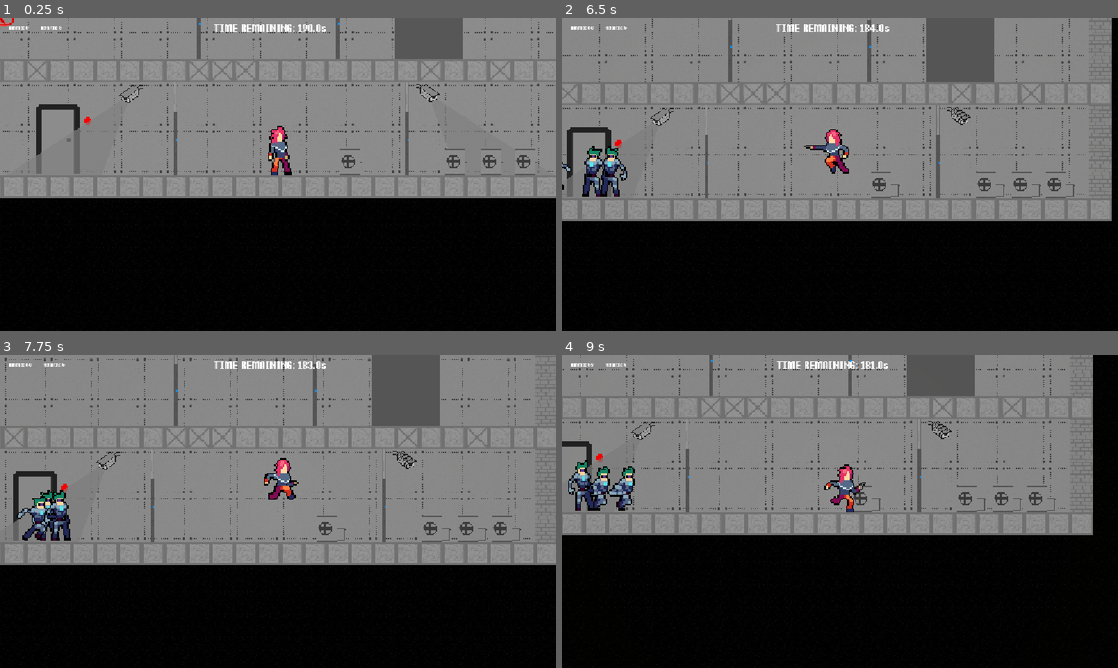
Above: before the commit, frames 1-4 (two rows, left to right).
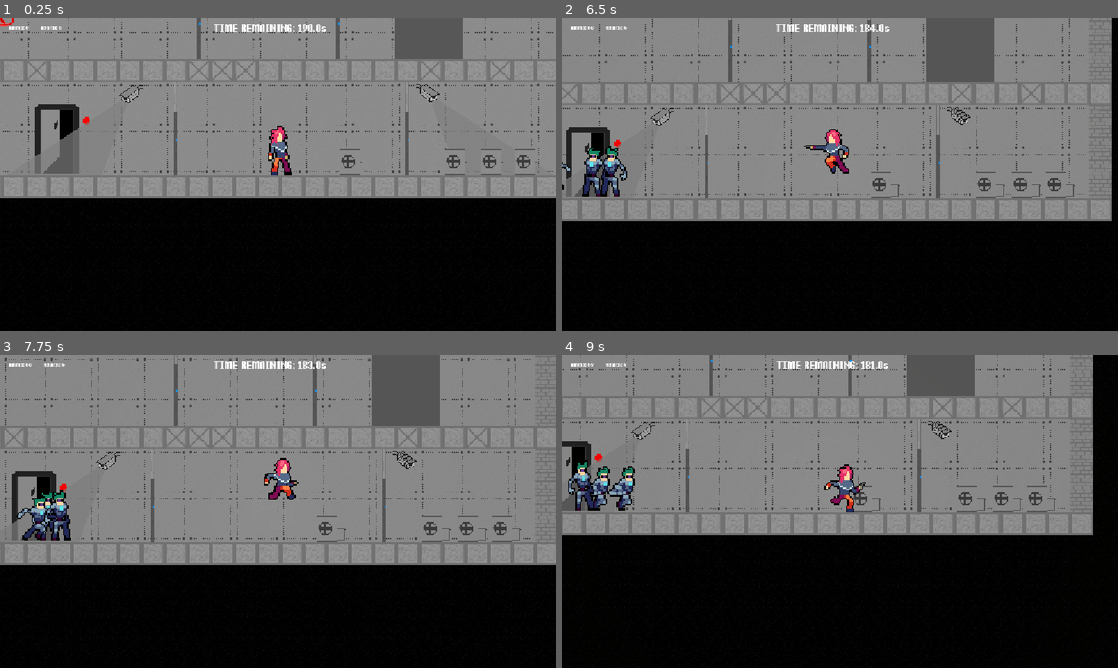
Above: after the commit, the same moments.

Repository: sppmacd/everything-has-to-end
Game: Godot game, scene res://main.tscn
The game is run twice, just before and just after one commit, with the same random seed, the same clock (stepped at 60 frames per second) and the same inputs.
Inputs (mouse positions are in pixels of both pictures, inside the frame that each line leads up to):
- Up to frame 1 (0.25 s): no input
- Up to frame 2 (6.5 s): tap Enter at 0.5 s; move the mouse to (962, 158) at 0.52 s; hold D 0.53-2.03 s; tap E at 0.6, 1.25, 1.35, 2, 2.3, 2.75, 2.85, 3.5, 3.6, 4.55, 5, 5.1, 5.85 s; click (962, 158) at 0.67 s; tap Space at 0.77, 1.52, 3.02, 3.77, 4.52, 6.02 s; move the mouse to (728, 190) at 1.27 s; click (728, 190) at 1.42 s; move the mouse to (895, 105) at 2.02 s; hold A 2.03-2.78 s; tap R at 2.1, 4.35 s; click (895, 105) at 2.17 s; move the mouse to (812, 237) at 2.77 s; hold D 2.78-4.28 s; click (812, 237) at 2.92 s; move the mouse to (1006, 221) at 3.52 s; click (1006, 221) at 3.67 s; move the mouse to (673, 127) at 4.27 s; hold A 4.28-5.03 s; click (673, 127) at 4.42 s; move the mouse to (867, 174) at 5.02 s; hold D 5.03-5.78 s; click (867, 174) at 5.17 s; move the mouse to (756, 96) at 5.77 s; hold A from 5.78 s (still down); click (756, 96) at 5.92 s
- Up to frame 3 (7.75 s): move the mouse to (400, 495) at 6.52 s; tap R at 6.6 s; click (400, 495) at 6.67 s; tap Space at 6.77, 7.52 s; tap E at 6.8, 7.35 s; move the mouse to (166, 527) at 7.27 s; release A at 7.28 s; hold D from 7.28 s (still down); click (166, 527) at 7.42 s
- Up to frame 4 (9 s): keep holding D; move the mouse to (895, 442) at 8.02 s; tap E at 8.1 s; click (895, 442) at 8.17 s; move the mouse to (812, 574) at 8.77 s; tap R at 8.85 s; click (812, 574) at 8.92 s

The runs differ from the first frame. In frame 1, 0.7% of the frame differs, in the area x 6-17%, y 27-50%; in frame 2, 0.4%; in frame 3, 0.3%; in frame 4, 0.4%.

Commit message:
Add sounds

Diff:
--- a/assets/objects/door_closed.tres
+++ b/assets/objects/door_closed.tres
@@ -4,4 +4,4 @@
 
 [resource]
 atlas = ExtResource("1_ji12l")
-region = Rect2(0, 0, 64.47955, 64)
+region = Rect2(0, 0, 64, 64)
--- a/assets/objects/door_open.tres
+++ b/assets/objects/door_open.tres
@@ -4,4 +4,4 @@
 
 [resource]
 atlas = ExtResource("1_ibejg")
-region = Rect2(63.247616, 0, 64.75238, 64)
+region = Rect2(64, 0, 64, 64)
--- a/entities/door.tscn
+++ b/entities/door.tscn
@@ -9,6 +9,7 @@
 
 [node name="DoorBase" instance=ExtResource("1_3fqlw")]
 script = ExtResource("2_ts0s0")
+key_chances = Dictionary[String, float]({})
 
 [node name="Sprite2D" type="Sprite2D" parent="." index="0"]
 z_index = -1
--- a/entities/npc.gd
+++ b/entities/npc.gd
@@ -62,6 +62,7 @@
 		return
 
 	$AnimatedSprite2D.play("attack")
+	$SoundReload.play()
 	print("shooting=true")
 	shooting = true
 	await get_tree().create_timer(0.6).timeout
@@ -75,6 +76,7 @@
 		var shell = preload("res://entities/shell.tscn").instantiate()
 		Main.the.current_level().add_child(shell)
 		shell.setup(self, $GunMarker.global_position, p - Vector2(0, 50))
+		$SoundGunshot.play()
 
 
 func ai():
--- a/entities/npc.tscn
+++ b/entities/npc.tscn
@@ -1,10 +1,12 @@
-[gd_scene load_steps=30 format=3 uid="uid://bn4lvjes84bug"]
+[gd_scene load_steps=32 format=3 uid="uid://bn4lvjes84bug"]
 
 [ext_resource type="Script" uid="uid://c63p3n4kn5yd7" path="res://entities/npc.gd" id="1_34xg4"]
 [ext_resource type="Texture2D" uid="uid://2e8o4qcnl2xd" path="res://assets/players/Cyborg/Cyborg_death.png" id="2_0u2uj"]
 [ext_resource type="Texture2D" uid="uid://batwe2vgcthj1" path="res://assets/players/Cyborg/Cyborg_idle.png" id="2_34xg4"]
 [ext_resource type="Texture2D" uid="uid://bm8dkf6narkj4" path="res://assets/players/Cyborg/Cyborg_attack.png" id="4_eqa5y"]
 [ext_resource type="Texture2D" uid="uid://dk50m5v3upe0b" path="res://assets/players/Cyborg/Cyborg_run.png" id="4_sg5r8"]
+[ext_resource type="AudioStream" uid="uid://cch4ttk1ikv1t" path="res://assets/sounds/gunshot.mp3" id="6_5hdwl"]
+[ext_resource type="AudioStream" uid="uid://dp0ew7p8vaa80" path="res://assets/sounds/reload.mp3" id="7_gmbj5"]
 
 [sub_resource type="AtlasTexture" id="AtlasTexture_28ixn"]
 atlas = ExtResource("4_eqa5y")
@@ -231,6 +233,12 @@
 offset_right = 23.0
 offset_bottom = -73.0
 
+[node name="SoundGunshot" type="AudioStreamPlayer2D" parent="."]
+stream = ExtResource("6_5hdwl")
+
+[node name="SoundReload" type="AudioStreamPlayer2D" parent="."]
+stream = ExtResource("7_gmbj5")
+
 [connection signal="timeout" from="Timer" to="." method="_on_timer_timeout"]
 [connection signal="timeout" from="LookaroundTimer" to="." method="_on_lookaround_timer_timeout"]
 [connection signal="timeout" from="PlayerFollowingCooldown" to="." method="_on_player_following_cooldown_timeout"]
--- a/entities/player.gd
+++ b/entities/player.gd
@@ -201,6 +201,7 @@
 			var uo = _find_usable_objects()
 			if len(uo) > 0:
 				uo[0].action_use(self)
+				$SoundPickup.play()
 				can_use_objects = false
 
 				var timer = get_tree().create_timer(0.1)
@@ -218,6 +219,7 @@
 	last_shot_timestamp = Time.get_ticks_msec()
 	ammo -= 1
 	ammo_changed.emit()
+	$SoundGunshot.play()
 
 func _unhandled_input(event: InputEvent) -> void:
 	if health <= 0:
@@ -253,6 +255,7 @@
 	var uo = _find_damagable_objects()
 	if len(uo) > 0:
 		uo[0].damage(1)
+		$SoundPunch.play()
 
 func speak(text: String) -> void:
 	if health <= 0:
--- a/entities/player.tscn
+++ b/entities/player.tscn
@@ -8,6 +8,10 @@
 [ext_resource type="Texture2D" uid="uid://cw5vuuyrvtupd" path="res://assets/players/Punk/Punk_run.png" id="3_rfe5m"]
 [ext_resource type="Texture2D" uid="uid://dnhvavf1qi6qm" path="res://assets/players/Punk/Punk_attack_punch.png" id="6_6nm46"]
 [ext_resource type="PackedScene" uid="uid://dfontxhyddd6b" path="res://entities/speech_bubble.tscn" id="8_i623q"]
+[ext_resource type="AudioStream" uid="uid://4keo6sbrqa4b" path="res://assets/sounds/punch.mp3" id="9_dchgp"]
+[ext_resource type="AudioStream" uid="uid://dmxbe78sfw6m5" path="res://assets/sounds/player_hurt.mp3" id="10_kdgjc"]
+[ext_resource type="AudioStream" uid="uid://cch4ttk1ikv1t" path="res://assets/sounds/gunshot.mp3" id="11_q0i8f"]
+[ext_resource type="AudioStream" uid="uid://bl5pjynv0om86" path="res://assets/sounds/pickup.mp3" id="12_0i614"]
 
 [sub_resource type="AtlasTexture" id="AtlasTexture_cgp7q"]
 atlas = ExtResource("2_qsoyl")
@@ -401,3 +405,17 @@
 [node name="SpeechBubble" parent="." instance=ExtResource("8_i623q")]
 position = Vector2(17, -67)
 scale = Vector2(0.5, 0.5)
+
+[node name="SoundPunch" type="AudioStreamPlayer2D" parent="."]
+stream = ExtResource("9_dchgp")
+max_polyphony = 20
+
+[node name="SoundHurt" type="AudioStreamPlayer2D" parent="."]
+stream = ExtResource("10_kdgjc")
+
+[node name="SoundGunshot" type="AudioStreamPlayer2D" parent="."]
+stream = ExtResource("11_q0i8f")
+max_polyphony = 20
+
+[node name="SoundPickup" type="AudioStreamPlayer2D" parent="."]
+stream = ExtResource("12_0i614")
Binary file changed: assets/objects/door.png
Not shown, added: assets/sounds/gunshot.mp3.import
Not shown, added: assets/sounds/pickup.mp3.import
Not shown, added: assets/sounds/player_hurt.mp3.import
Not shown, added: assets/sounds/punch.mp3.import
Not shown, added: assets/sounds/reload.mp3.import
Not shown: 1 places in entities/player.tscn that only renumber resources
Not shown: 1 places in entities/player_use_area.tres that only renumber resources
Not shown, added: assets/sounds/gunshot.mp3
Not shown, added: assets/sounds/pickup.mp3
Not shown, added: assets/sounds/player_hurt.mp3
Not shown, added: assets/sounds/punch.mp3
(and 1 more such lines)
